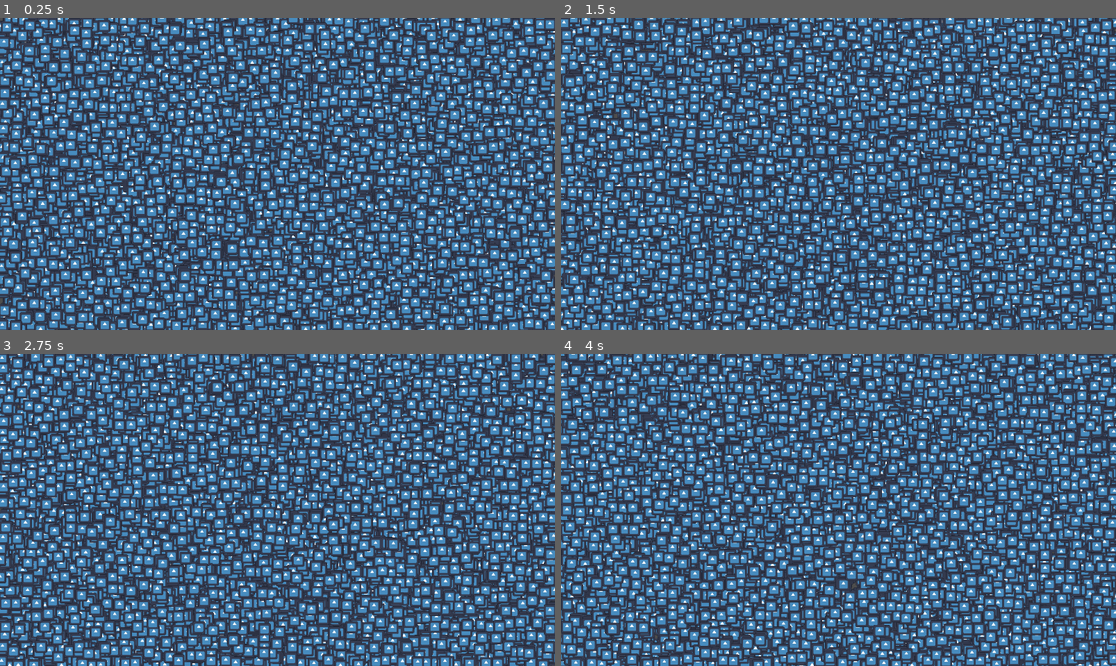
Above: before the commit, frames 1-4 (two rows, left to right).
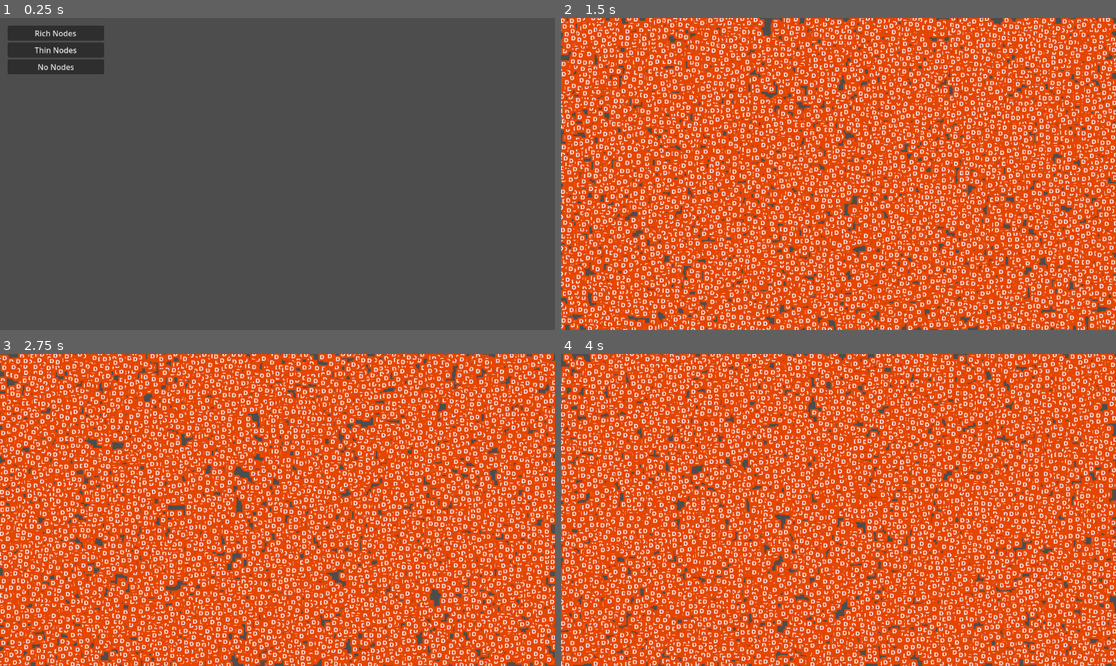
Above: after the commit, the same moments.

Repository: hmans/Godot4-Node-Performance
Game: Godot game, scene res://benchmark.tscn
Two runs of this game, one before a commit and one after it. Both use one fixed random seed, a clock stepped at 60 frames per second and the inputs below. The engine's default icon, where the game draws it, is replaced by a stand-in: a white triangle on a blue panel in a dark square.
Inputs (mouse positions are in pixels of both pictures, inside the frame that each line leads up to):
- Up to frame 1 (0.25 s): no input
- Up to frame 2 (1.5 s): click (616, 33) at 0.5 s, where only the run after the commit has a clickable "Rich Nodes"
- Up to frame 3 (2.75 s): no input
- Up to frame 4 (4 s): no input

The runs differ from the first frame. In frame 1, 70% of the frame differs, in the area x 0-100%, y 0-100%; in frame 2, 99%; in frame 3, 99%; in frame 4, 99%.

Commit message:
Clean up

Diff:
--- /dev/null
+++ b/benchmark.gd
@@ -0,0 +1,12 @@
+extends Node2D
+
+func _on_rich_nodes_button_pressed() -> void:
+	get_tree().change_scene_to_file("res://rich_nodes.tscn")
+
+
+func _on_thin_nodes_button_pressed() -> void:
+	get_tree().change_scene_to_file("res://thin_nodes.tscn")
+
+
+func _on_no_nodes_button_pressed() -> void:
+	get_tree().change_scene_to_file("res://no_nodes.tscn")
--- a/benchmark.tscn
+++ b/benchmark.tscn
@@ -1,7 +1,34 @@
 [gd_scene load_steps=2 format=3 uid="uid://dotl02i34lkhv"]
 
-[ext_resource type="PackedScene" uid="uid://cc3skp377ghdi" path="res://rich_nodes.tscn" id="1_jbw55"]
+[ext_resource type="Script" path="res://benchmark.gd" id="1_emshb"]
 
 [node name="Benchmark" type="Node2D"]
+script = ExtResource("1_emshb")
 
-[node name="RichNodes" parent="." instance=ExtResource("1_jbw55")]
+[node name="MarginContainer" type="MarginContainer" parent="."]
+offset_right = 40.0
+offset_bottom = 40.0
+theme_override_constants/margin_left = 16
+theme_override_constants/margin_top = 16
+theme_override_constants/margin_right = 16
+theme_override_constants/margin_bottom = 16
+
+[node name="VBoxContainer" type="VBoxContainer" parent="MarginContainer"]
+custom_minimum_size = Vector2(200, 2.08165e-12)
+layout_mode = 2
+
+[node name="RichNodesButton" type="Button" parent="MarginContainer/VBoxContainer"]
+layout_mode = 2
+text = "Rich Nodes"
+
+[node name="ThinNodesButton" type="Button" parent="MarginContainer/VBoxContainer"]
+layout_mode = 2
+text = "Thin Nodes"
+
+[node name="NoNodesButton" type="Button" parent="MarginContainer/VBoxContainer"]
+layout_mode = 2
+text = "No Nodes"
+
+[connection signal="pressed" from="MarginContainer/VBoxContainer/RichNodesButton" to="." method="_on_rich_nodes_button_pressed"]
+[connection signal="pressed" from="MarginContainer/VBoxContainer/ThinNodesButton" to="." method="_on_thin_nodes_button_pressed"]
+[connection signal="pressed" from="MarginContainer/VBoxContainer/NoNodesButton" to="." method="_on_no_nodes_button_pressed"]
--- /dev/null
+++ b/no_nodes.gd
@@ -0,0 +1,48 @@
+extends Node2D
+
+@onready var area := get_viewport_rect()
+
+const sprite = preload("res://mini.png")
+
+class Thing:
+	var position = Vector2()
+	var velocity = Vector2()
+
+var things : Array[Thing] = []
+
+func _ready() -> void:
+	for i in range(10000):
+		_make_thing()
+
+
+func _process(delta: float) -> void:
+	for node in things:
+		node.position += node.velocity * delta
+
+		if node.position.x < 0:
+			node.position.x = 0
+			node.velocity.x = -node.velocity.x
+		elif node.position.x > area.size.x:
+			node.position.x = area.size.x
+			node.velocity.x = -node.velocity.x
+
+		if node.position.y < 0:
+			node.position.y = 0
+			node.velocity.y = -node.velocity.y
+		elif node.position.y > area.size.y:
+			node.position.y = area.size.y
+			node.velocity.y = -node.velocity.y
+
+	queue_redraw()
+
+func _draw() -> void:
+	var offset = -sprite.get_size() * 0.5
+	for thing in things:
+		draw_texture(sprite, thing.position + offset)
+
+func _make_thing() -> void:
+	var thing = Thing.new()
+	thing.position = Vector2(randf_range(0, get_viewport_rect().size.x), randf_range(0, get_viewport_rect().size.y))
+	thing.velocity = Vector2(randf_range(-100, 100), randf_range(-100, 100))
+
+	things.push_back(thing)
--- /dev/null
+++ b/no_nodes.tscn
@@ -0,0 +1,6 @@
+[gd_scene load_steps=2 format=3 uid="uid://coyj7bvjjk7mr"]
+
+[ext_resource type="Script" path="res://no_nodes.gd" id="1_2jwv3"]
+
+[node name="NoNodes" type="Node2D"]
+script = ExtResource("1_2jwv3")
--- a/rich_node.gd
+++ b/rich_node.gd
@@ -3,4 +3,18 @@
 @onready var area := get_viewport_rect()
 
 func _process(delta: float) -> void:
-	ThinNode.simulate(self, delta, area)
+	position += velocity * delta
+
+	if position.x < 0:
+		position.x = 0
+		velocity.x = -velocity.x
+	elif position.x > area.size.x:
+		position.x = area.size.x
+		velocity.x = -velocity.x
+
+	if position.y < 0:
+		position.y = 0
+		velocity.y = -velocity.y
+	elif position.y > area.size.y:
+		position.y = area.size.y
+		velocity.y = -velocity.y
--- a/rich_node.tscn
+++ b/rich_node.tscn
@@ -1,9 +1,8 @@
 [gd_scene load_steps=3 format=3 uid="uid://chinx8681qvgi"]
 
-[ext_resource type="Texture2D" uid="uid://cvtxeilb3j72o" path="res://icon.svg" id="1_ybrdr"]
+[ext_resource type="Texture2D" uid="uid://c6wieoiyro16u" path="res://mini.png" id="1_w520t"]
 [ext_resource type="Script" path="res://rich_node.gd" id="2_aev58"]
 
 [node name="RichNode" type="Sprite2D"]
-scale = Vector2(0.2, 0.2)
-texture = ExtResource("1_ybrdr")
+texture = ExtResource("1_w520t")
 script = ExtResource("2_aev58")
--- a/thin_node.gd
+++ b/thin_node.gd
@@ -2,20 +2,3 @@
 extends Sprite2D
 
 var velocity := Vector2(100, 100)
-
-static func simulate(node: ThinNode, delta: float, area: Rect2):
-	node.position += node.velocity * delta
-
-	if node.position.x < 0:
-		node.position.x = 0
-		node.velocity.x = -node.velocity.x
-	elif node.position.x > area.size.x:
-		node.position.x = area.size.x
-		node.velocity.x = -node.velocity.x
-
-	if node.position.y < 0:
-		node.position.y = 0
-		node.velocity.y = -node.velocity.y
-	elif node.position.y > area.size.y:
-		node.position.y = area.size.y
-		node.velocity.y = -node.velocity.y
--- a/thin_node.tscn
+++ b/thin_node.tscn
@@ -1,10 +1,9 @@
 [gd_scene load_steps=3 format=3 uid="uid://p8e5egechxgf"]
 
-[ext_resource type="Texture2D" uid="uid://cvtxeilb3j72o" path="res://icon.svg" id="1_1b1vk"]
+[ext_resource type="Texture2D" uid="uid://c6wieoiyro16u" path="res://mini.png" id="1_gsgqh"]
 [ext_resource type="Script" path="res://thin_node.gd" id="2_x6jwj"]
 
 [node name="ThinNode" type="Sprite2D" groups=["nodes"]]
-modulate = Color(1, 0.247059, 0.0784314, 1)
-scale = Vector2(0.2, 0.2)
-texture = ExtResource("1_1b1vk")
+modulate = Color(0.0588235, 0.627451, 0.764706, 1)
+texture = ExtResource("1_gsgqh")
 script = ExtResource("2_x6jwj")
--- a/thin_nodes.gd
+++ b/thin_nodes.gd
@@ -12,8 +12,6 @@
 
 func _process(delta: float) -> void:
 	for node in nodes:
-#		ThinNode.simulate(node, delta, area)
-
 		node.position += node.velocity * delta
 
 		if node.position.x < 0:
Binary file added: mini.png
Not shown, added: mini.png.import
